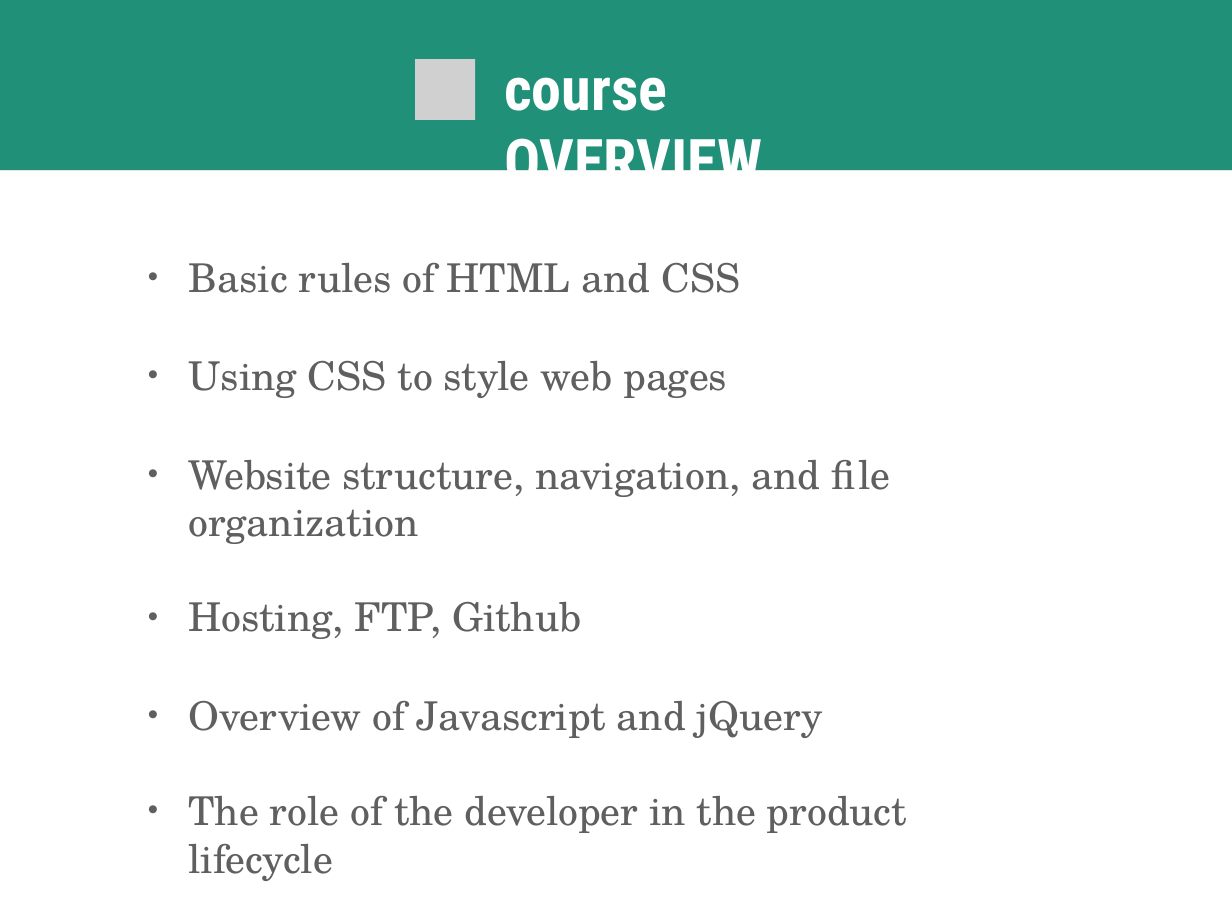
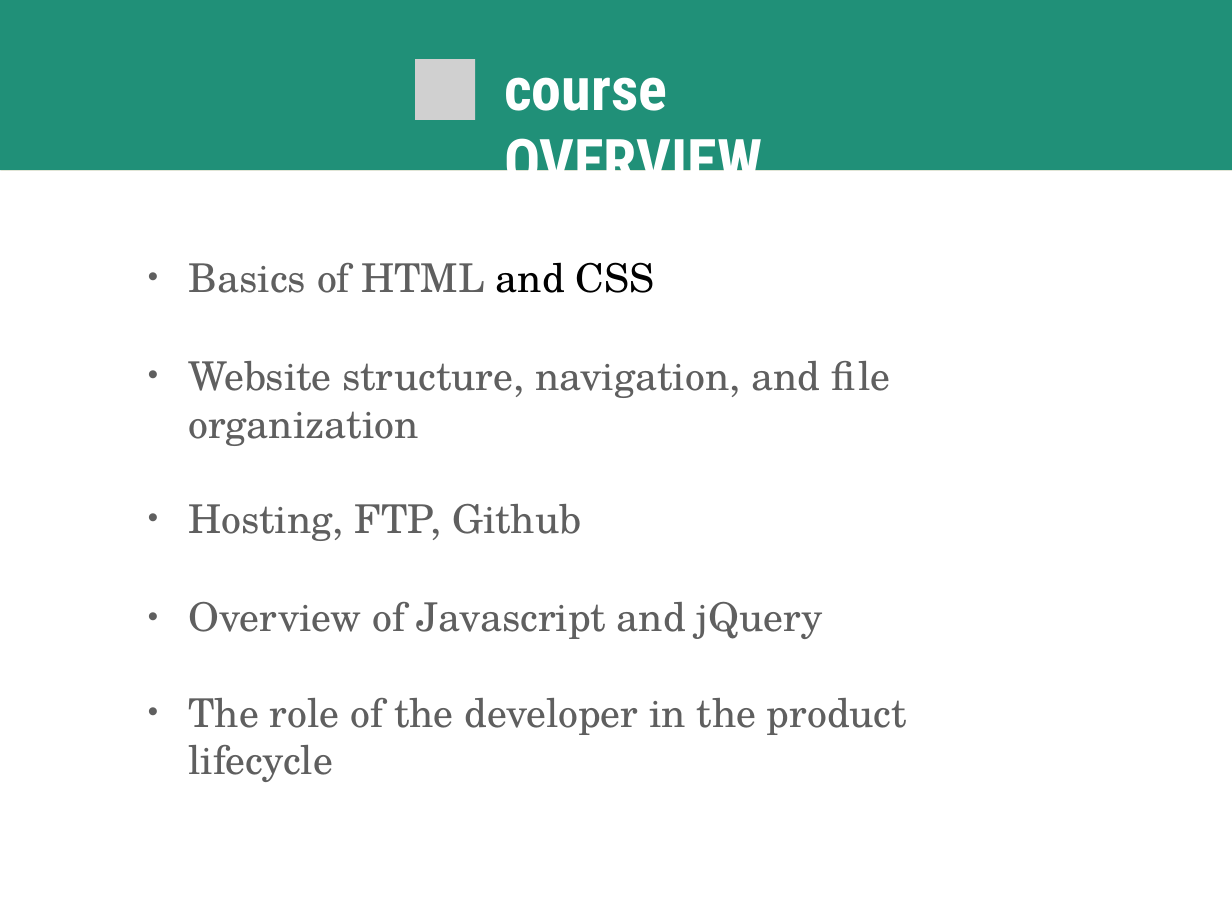
Before and after one commit to kweeket/dev-101, a slide deck: slide 4 of slides/week-1.pptx. Drawn at 1232x924 pixels with LibreOffice and Linux fonts; fonts in the diff are those of the drawing; grey boxes stand for pictures. Boxes give left, top, right and bottom in pixels: in the first picture for what was removed or moved away, otherwise in the second. Text is boxed around its words. In the diff, an @@ line names an element or a change of style, - is before the commit and + after.

```diff
--- a/slides/week-1.pptx
+++ b/slides/week-1.pptx
@@ text at [188,262,655,293]: text changed @@
-• Basic rules of HTML and CSS
-• Using CSS to style web pages
+• Basics of HTML and CSS
```
Also in this commit, not shown: 15 other slides changed, 1 other file.
